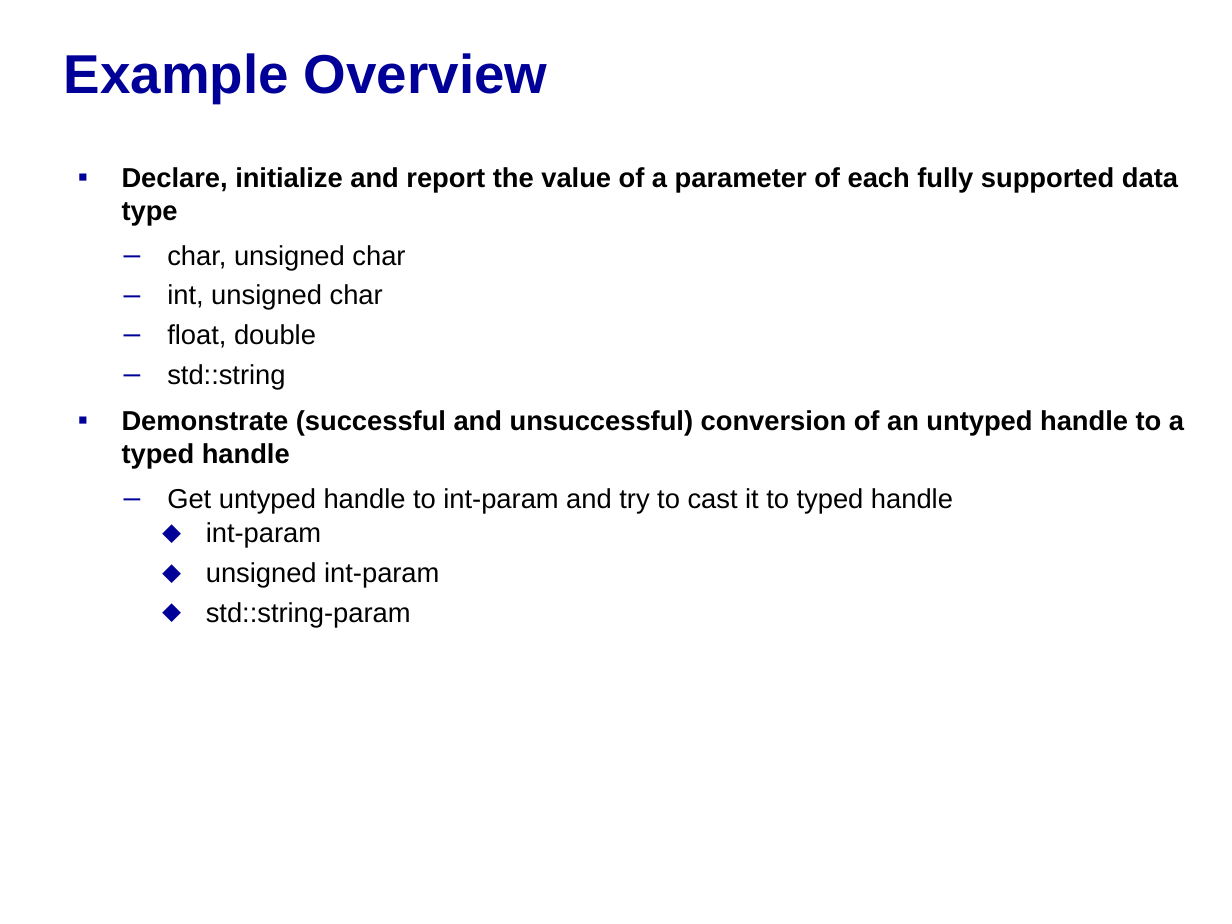
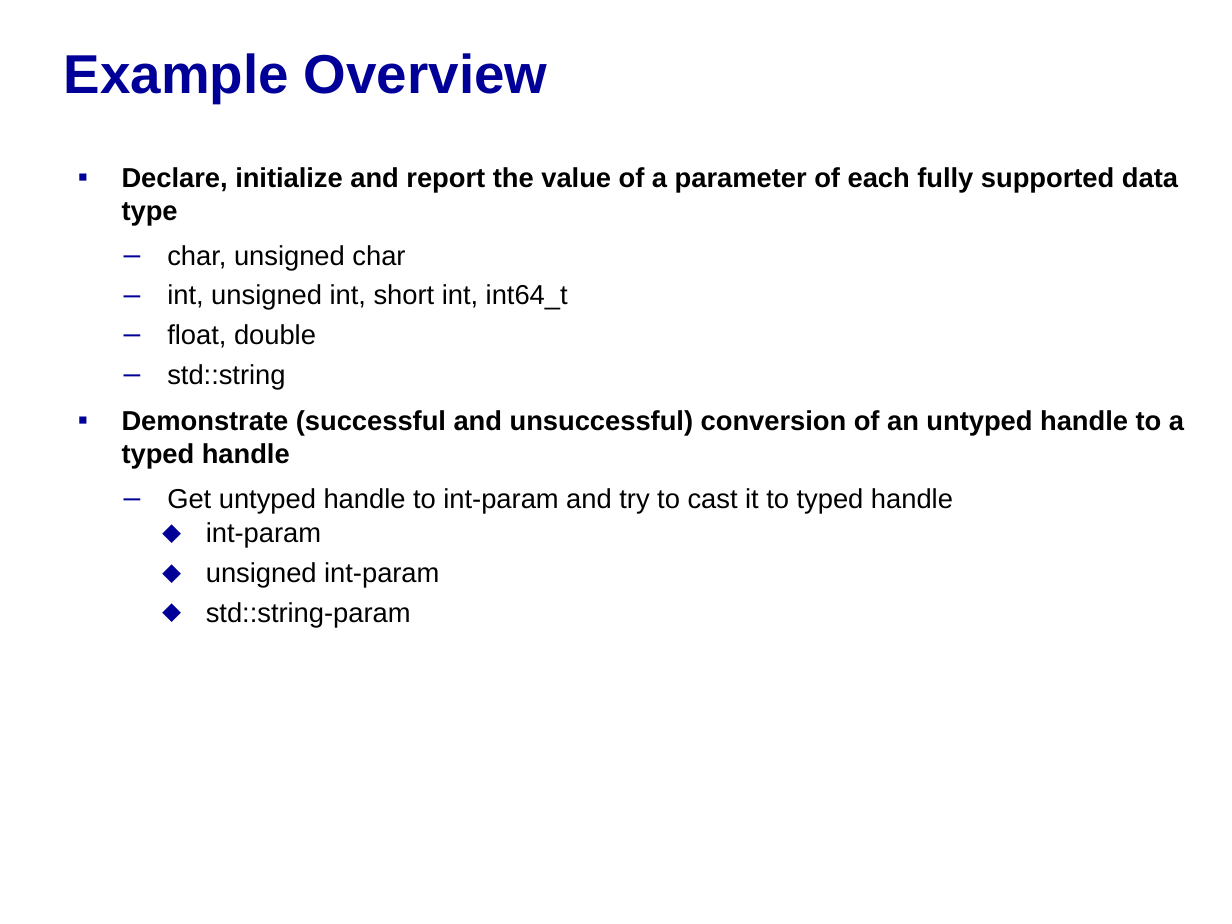
Before and after one commit to accellera-official/cci, a slide deck: slide 2 of examples/ex02_Fully_Supported_Data_Type_Param/docs/ex02_Fully_Supported_Data_Typa_Param.ppt. Drawn at 1232x924 pixels with LibreOffice and Linux fonts; fonts in the diff are those of the drawing; background and template pictures are left out. Boxes give left, top, right and bottom in pixels: in the first picture for what was removed or moved away, otherwise in the second. Text is boxed around its words. In the diff, an @@ line names an element or a change of style, - is before the commit and + after.

```diff
--- a/examples/ex02_Fully_Supported_Data_Type_Param/docs/ex02_Fully_Supported_Data_Typa_Param.ppt
+++ b/examples/ex02_Fully_Supported_Data_Type_Param/docs/ex02_Fully_Supported_Data_Typa_Param.ppt
@@ text at <box>167,284,568,310</box>: text changed @@
-  – int, unsigned char
+  – int, unsigned int, short int, int64_t
```
Also in this commit, not shown: 2 other slides changed, 3 other files.
